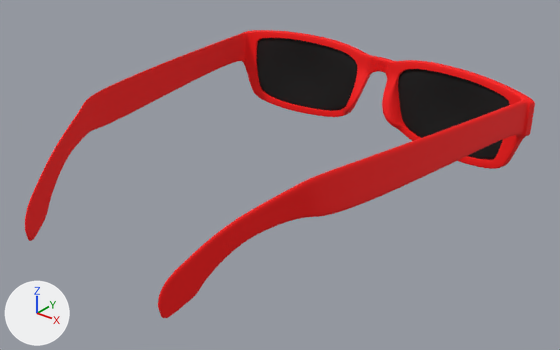
Two versions of the FBX model app/sampledata/m25.fbx, one commit apart.
Camera for both pictures: a camera (50 mm lens) standing at (0.1569, -0.2101, 0.1307) and looking at (0.0062, -0.0217, 0.0139). Lighting does not change. The marker at lower left points along +X, +Y and +Z. Where no turn or scale is listed for an object, it has been applied to the vertices.

Before the edit, the objects in view are built like this:
```python
me_mesh = bpy.data.meshes.new('Mesh')
me_mesh.from_pydata(...)  # 40958 vertices, 40960 faces; spans x -0.071..0.066, y -0.16..-0.006, z -0.055..-0.02
me_mesh.materials.append(mat_blinn12)  # red #ff0000
me_mesh_001 = bpy.data.meshes.new('Mesh.001')
me_mesh_001.from_pydata(...)  # 1794 vertices, 1792 faces; spans x 0.0068..0.0597, y -0.0206..-0.0109, z -0.0527..-0.0221
me_mesh_001.materials.append(mat_blinn8)  # black #000000
me_mesh_002 = bpy.data.meshes.new('Mesh.002')
me_mesh_002.from_pydata(...)  # 1794 vertices, 1792 faces; spans x -0.0646..-0.0113, y -0.0172..-0.0096, z -0.0526..-0.022
me_mesh_002.materials.append(mat_blinn8)  # black #000000
ob_glasses_glassesframehypernurbscube4cube = bpy.data.objects.new('Glasses:glassesframeHyperNURBSCube4Cube', me_mesh)
ob_glasses_glassesframehypernurbscube4cube.location = (0.0022, 0.0616, 0.0603)
ob_glasses_glasseslensleft_lenscube5cube3 = bpy.data.objects.new('Glasses:glasseslensleft_lensCube5Cube3', me_mesh_001)
ob_glasses_glasseslensleft_lenscube5cube3.location = (0.0022, 0.0616, 0.0603)
ob_glasses_glasseslensright_lenscube1cube2 = bpy.data.objects.new('Glasses:glasseslensright_lensCube1Cube2', me_mesh_002)
ob_glasses_glasseslensright_lenscube1cube2.location = (0.0022, 0.0616, 0.0603)
```
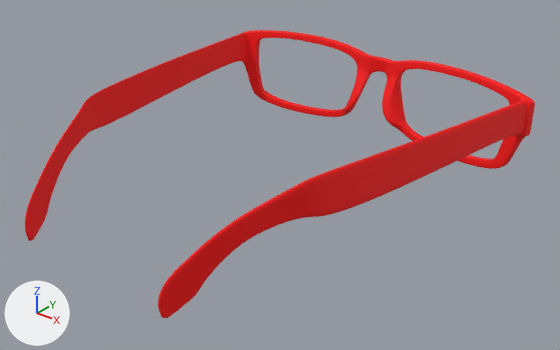
The newer file is also rescaled (x1.225), turned or shifted as a whole; pictures and numbers use the older file's frame.

Location of each change, [x1, y1, x2, y2] in pixels of the pictures (560 x 350 px):
'Glasses:glasseslensright_lensCube1Cube2', deleted (black): before [257, 38, 357, 111]
'Glasses:glasseslensleft_lensCube5Cube3', deleted (black): before [398, 69, 510, 160]
part 1 of me_mesh, shading changed: [25, 30, 535, 318] in both

What the commit changed:
me_mesh has 40958 vertices, 40960 faces and spans x -0.071..0.066, y -0.16..-0.006, z -0.055..-0.02.
me_mesh is used by ob_glasses_glassesframehypernurbscube4cube; location (0.0022, 0.0616, 0.0603).
me_mesh part 1: edges marked sharp go from 44947 to 44946.
Object 'Glasses:glasseslensleft_lensCube5Cube3' (ob_glasses_glasseslensleft_lenscube5cube3) is deleted.
Object 'Glasses:glasseslensright_lensCube1Cube2' (ob_glasses_glasseslensright_lenscube1cube2) is deleted.
